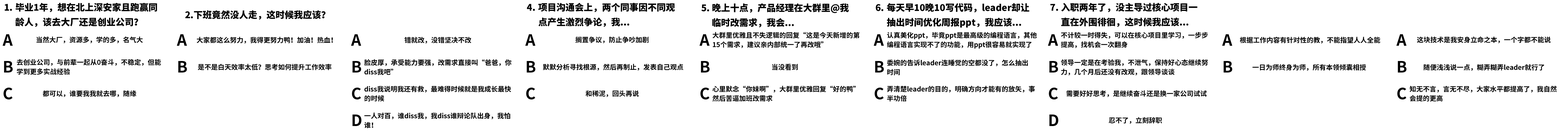
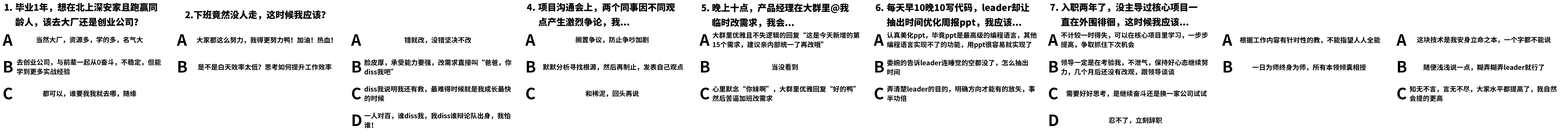
Two versions of the same layered image (1568 × 137). Layer-by-layer changes:
renamed "不计较一时得失，可以在核心项目里学习，一步步提高，找机会一次翻身" to "不计较一时得失，可以在核心项目里学习，一步步提高，争取抓住下次机会", painted on it over [1080, 41, 1135, 48]
